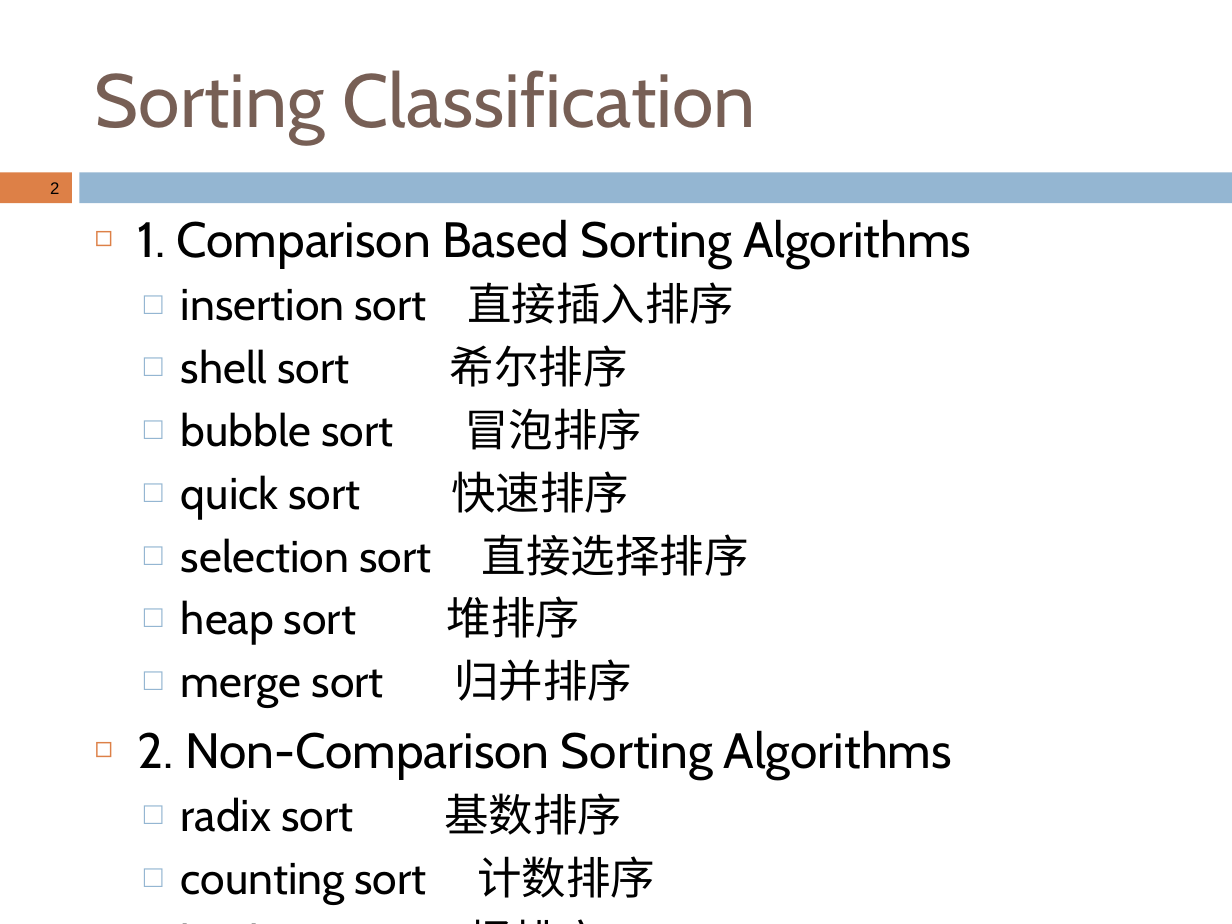
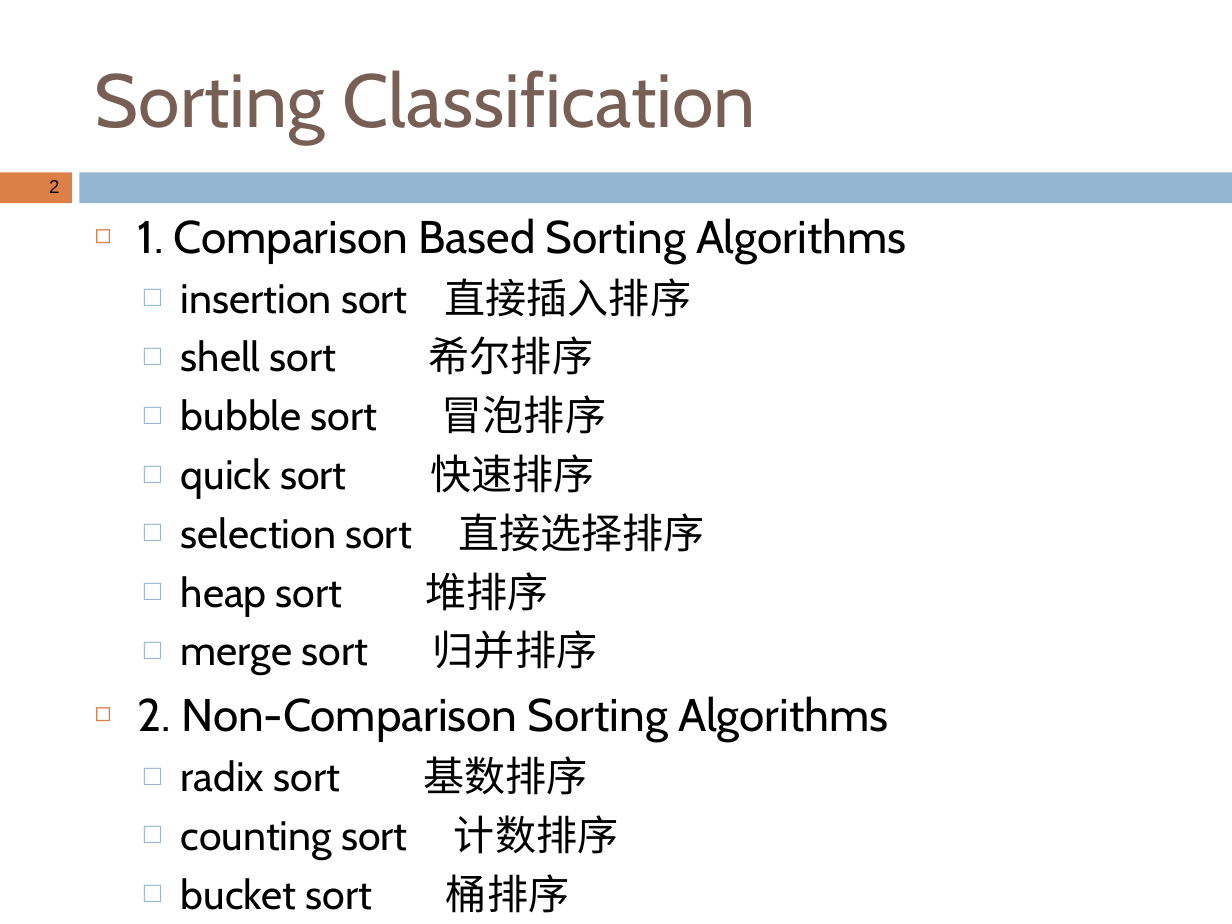
Before and after one commit to sundyCoder/CSK, a slide deck: slide 3 of 3@CSDS/01-sorting/sorting.pptx. Drawn at 1232x924 pixels with LibreOffice and Linux fonts; fonts in the diff are those of the drawing. Boxes give left, top, right and bottom in pixels: in the first picture for what was removed or moved away, otherwise in the second. Text is boxed around its words. In the diff, an @@ line names an element or a change of style, - is before the commit and + after.

Commit message:
counting sort.

```diff
--- a/3@CSDS/01-sorting/sorting.pptx
+++ b/3@CSDS/01-sorting/sorting.pptx
@@ text "2" at [49, 180, 59, 193]: size 9.8 to 10.8 pt; line spacing 1 to 0.9 @@
@@ text "1. Comparison Based Sorting Algorithms" at [138, 218, 906, 913]: size 29 to 26.8 pt in "1. Comparison Based Sorting Algorithms", "2. Non-Comparison Sorting Algorithms"; size 26 to 24.1 pt in "insertion sort 直接插入排序", "shell sort 希尔排序", "bubble sort 冒泡排序", "quick sort 快速排序" and 6 more places @@
```
Also in this commit, not shown: 16 other slides changed, 2 slides added, 33 other files.
